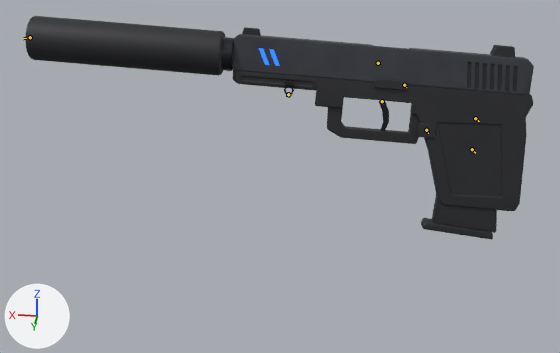
What one commit did to the Blender file art-source/weapons/Ghost.blend.
Before and after are seen from a 50 mm lens placed at (0.48, 3.42, 1.34), pointed at (0.89, 0.07, -0.2). The lights are fixed; the arrows at lower left show +X, +Y and +Z. The older version comes first. Both versions are drawn at frame 14 of the action 'Ghost_Reload'; the numbers are the values there. The bones that bend it are drawn over the model as lines.

The first picture shows 'Ghost_CharmLoop', 'Ghost_Frame', 'Ghost_Mag', 'Ghost_Slide', 'Ghost_SlideCatch', 'Ghost_SlideNeon', 'Ghost_Suppressor', 'Ghost_Trigger' and 1 more.
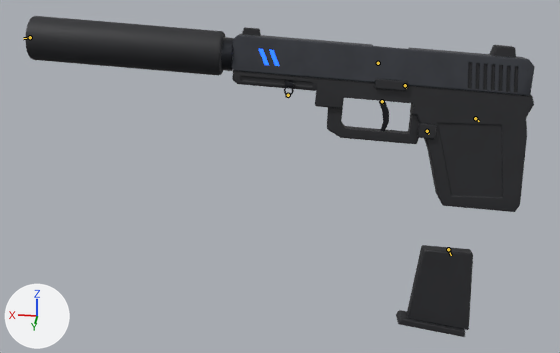
What differs and where, as boxes [x1, y1, x2, y2] in the pictures (560 x 353 px):
'Ghost_Frame', posed: before [233, 70, 533, 211]; after [232, 70, 534, 212]
'Ghost_Slide', posed: before [232, 27, 534, 95]; after [231, 27, 535, 96]
'Ghost_Mag', posed: before [421, 194, 497, 239]; after [396, 245, 473, 337]
'Ghost_SlideNeon', posed: before [259, 48, 280, 66]; after [259, 49, 279, 66]
'Ghost_CharmLoop', posed: before [284, 80, 294, 95]; after [284, 81, 294, 96]
bone 'Mag', root to tip: before (472, 149) to (475, 153); after (448, 249) to (451, 255)

Patch to the scene script:
```diff
--- a/art-source/weapons/Ghost.blend.py
+++ b/art-source/weapons/Ghost.blend.py
@@ bone_mag @@
 bone_mag = bpy.data.objects['Ghost_Rig'].pose.bones['Mag']  # child of 'Root'
-bone_mag.location = (0.022, 0.0, -0.102)
-bone_mag.rotation_euler = (0.0, -0.0698, 0.0)  # degrees (0, -4, 0)
+bone_mag.location = (0.067, 0.0, -0.595)
+bone_mag.rotation_euler = (0.0, -0.105, 0.0)  # degrees (0, -6, 0)
```
